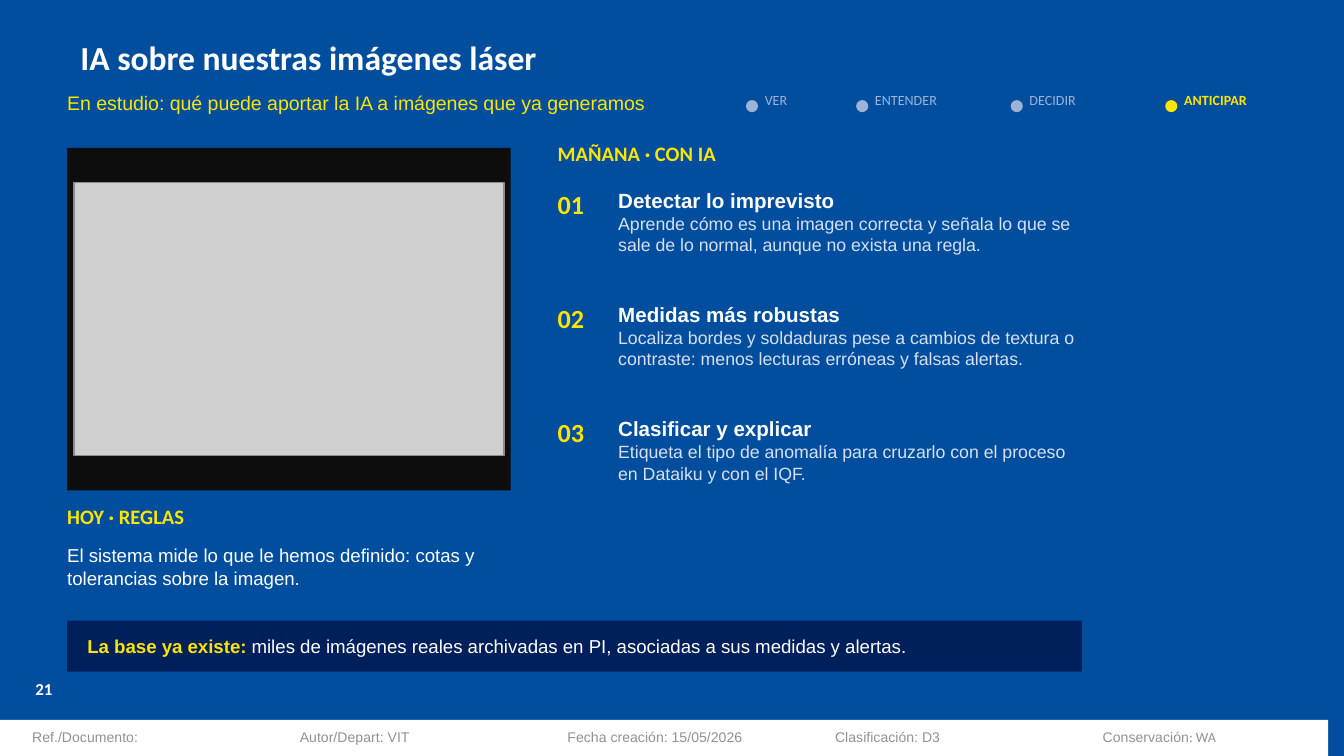
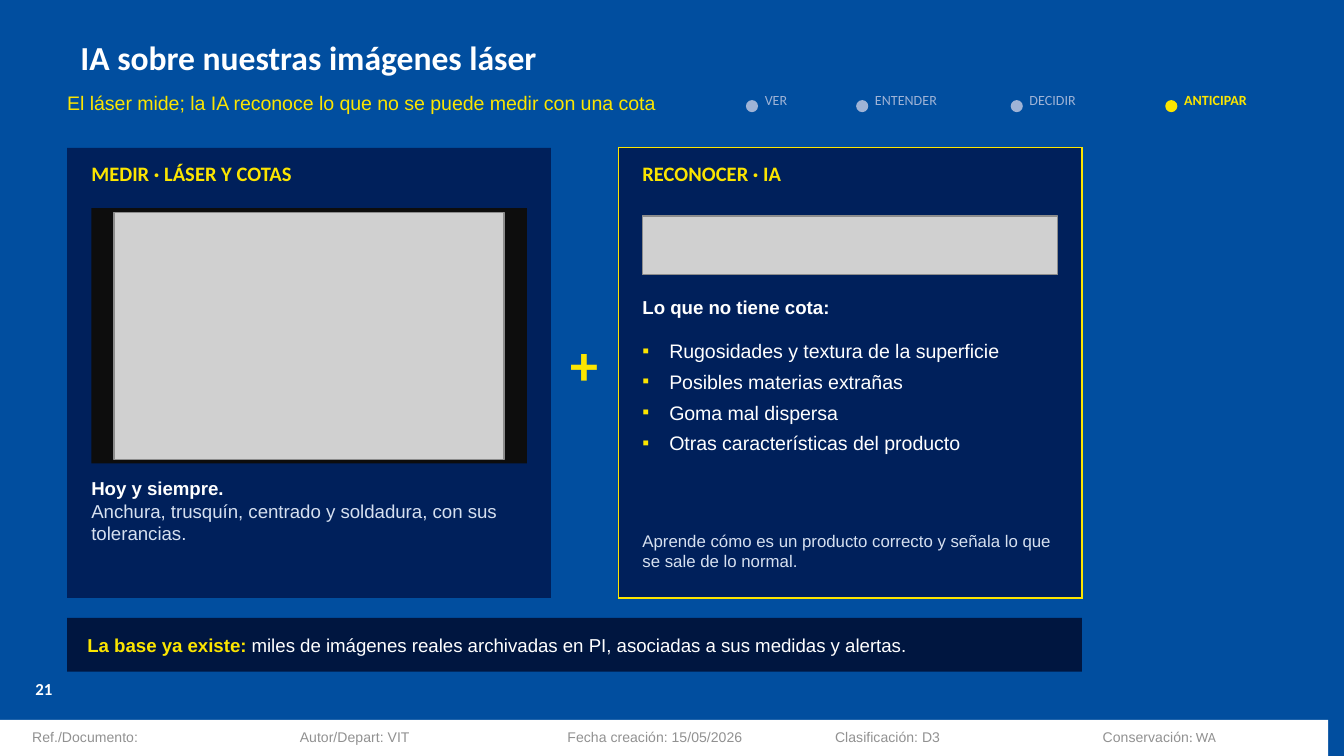
Before and after one commit to Asierenux/blank-app, a slide deck: slide 21 of presentaciones/Michelin_Hyundai_Fabricacion_Digital_ES.pptx. Drawn at 1344x756 pixels with LibreOffice and Linux fonts; fonts in the diff are those of the drawing; grey boxes stand for pictures; background and template pictures are left out. Boxes give left, top, right and bottom in pixels: in the first picture for what was removed or moved away, otherwise in the second. Text is boxed around its words. In the diff, an @@ line names an element or a change of style, - is before the commit and + after.

```diff
--- a/presentaciones/Michelin_Hyundai_Fabricacion_Digital_ES.pptx
+++ b/presentaciones/Michelin_Hyundai_Fabricacion_Digital_ES.pptx
@@ text at (67, 95, 656, 114): text changed @@
-En estudio: qué puede aportar la IA a imágenes que ya generamos
+El láser mide; la IA reconoce lo que no se puede medir con una cota
@@ rectangle: place and size @@
-rectangle at (67, 148, 511, 491)
+rectangle at (67, 148, 551, 598)
@@ rectangle at (67, 148, 551, 598): fill #0D0D0D to #00205B @@
@@ rectangle added at (618, 148, 1082, 598), fill #00205B, outline #FCE500 0.75 pt @@
@@ text added at (91, 164, 292, 181), 11 pt, text #FCE500, bold @@
+MEDIR · LÁSER Y COTAS
@@ text at (642, 167, 781, 181): text changed @@
-MAÑANA · CON IA
+RECONOCER · IA
@@ rectangle added at (91, 208, 527, 464), fill #0D0D0D @@
@@ text removed at (558, 197, 584, 214) @@
-01
@@ picture: place and size @@
-picture at (74, 183, 504, 456)
+picture at (114, 212, 504, 460)
@@ picture added at (642, 216, 1058, 276) @@
@@ text removed at (558, 311, 584, 328) @@
-02
@@ text added at (558, 329, 612, 396), 30 pt, text #FCE500, bold @@
++
@@ text removed at (618, 307, 1074, 369) @@
-Medidas más robustas
-Localiza bordes y soldaduras pese a cambios de textura o contraste: menos lecturas erróneas y falsas alertas.
@@ text added at (642, 300, 830, 318), 10 pt, text #FFFFFF, bold @@
+Lo que no tiene cota:
@@ text at (669, 343, 999, 454): text changed; size 9.5 to 10.5 pt; text colour #D6E0F0 to #FFFFFF @@
-Clasificar y explicar
-Etiqueta el tipo de anomalía para cruzarlo con el proceso en Dataiku y con el IQF.
+▪ Rugosidades y textura de la superficie
+▪ Posibles materias extrañas
+▪ Goma mal dispersa
+▪ Otras características del producto
@@ text removed at (558, 425, 584, 442) @@
-03
@@ text added at (91, 481, 497, 540), 10 pt, text #D6E0F0 @@
+Hoy y siempre.
+Anchura, trusquín, centrado y soldadura, con sus tolerancias.
@@ text removed at (67, 510, 184, 524) @@
-HOY · REGLAS
@@ text at (642, 534, 1051, 567): text changed; size 9.5 to 9 pt @@
-Detectar lo imprevisto
-Aprende cómo es una imagen correcta y señala lo que se sale de lo normal, aunque no exista una regla.
+Aprende cómo es un producto correcto y señala lo que se sale de lo normal.
@@ text removed at (67, 548, 474, 589) @@
-El sistema mide lo que le hemos definido: cotas y tolerancias sobre la imagen.
@@ rectangle at (67, 618, 1082, 672): fill #00205B to #001640 @@
```
